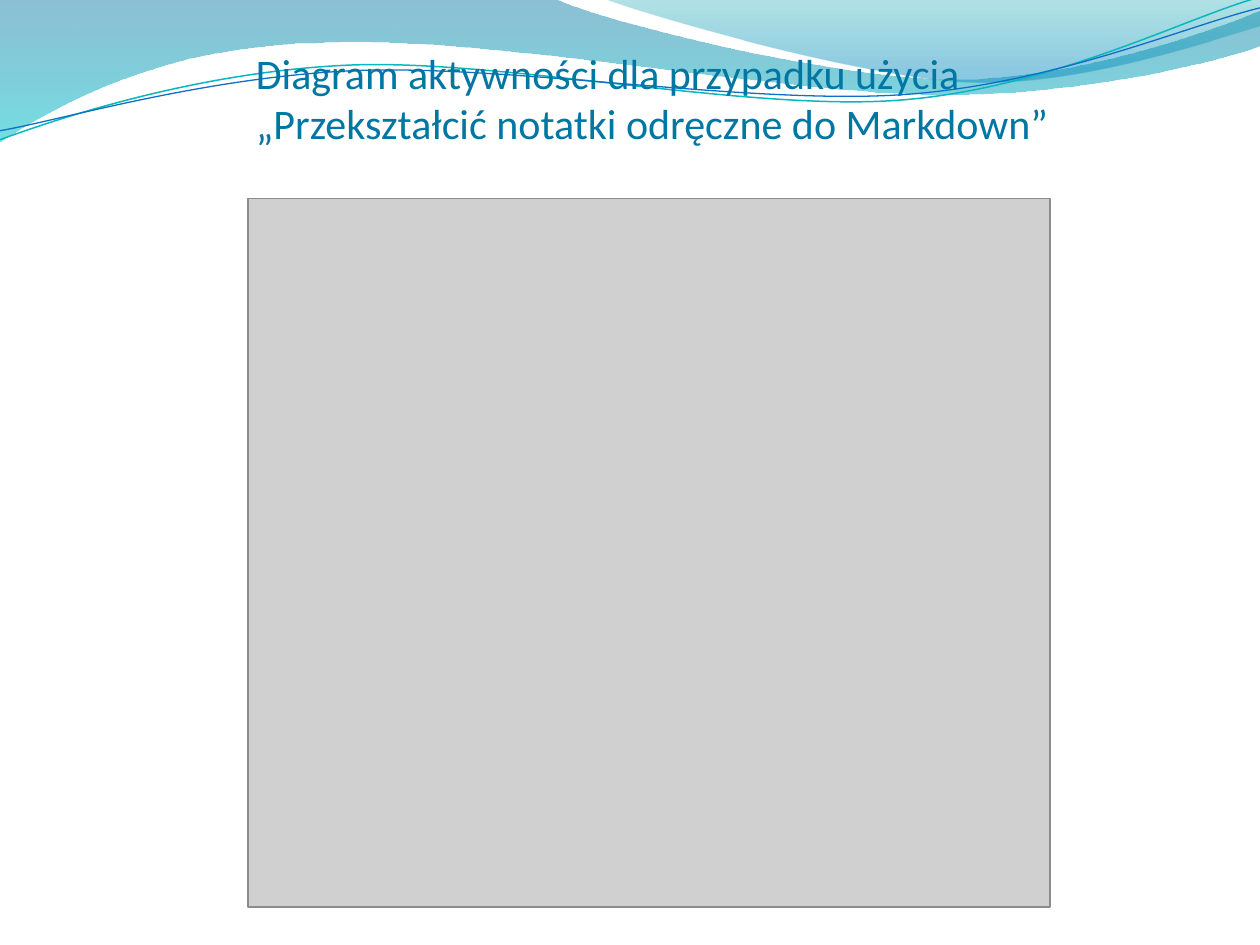
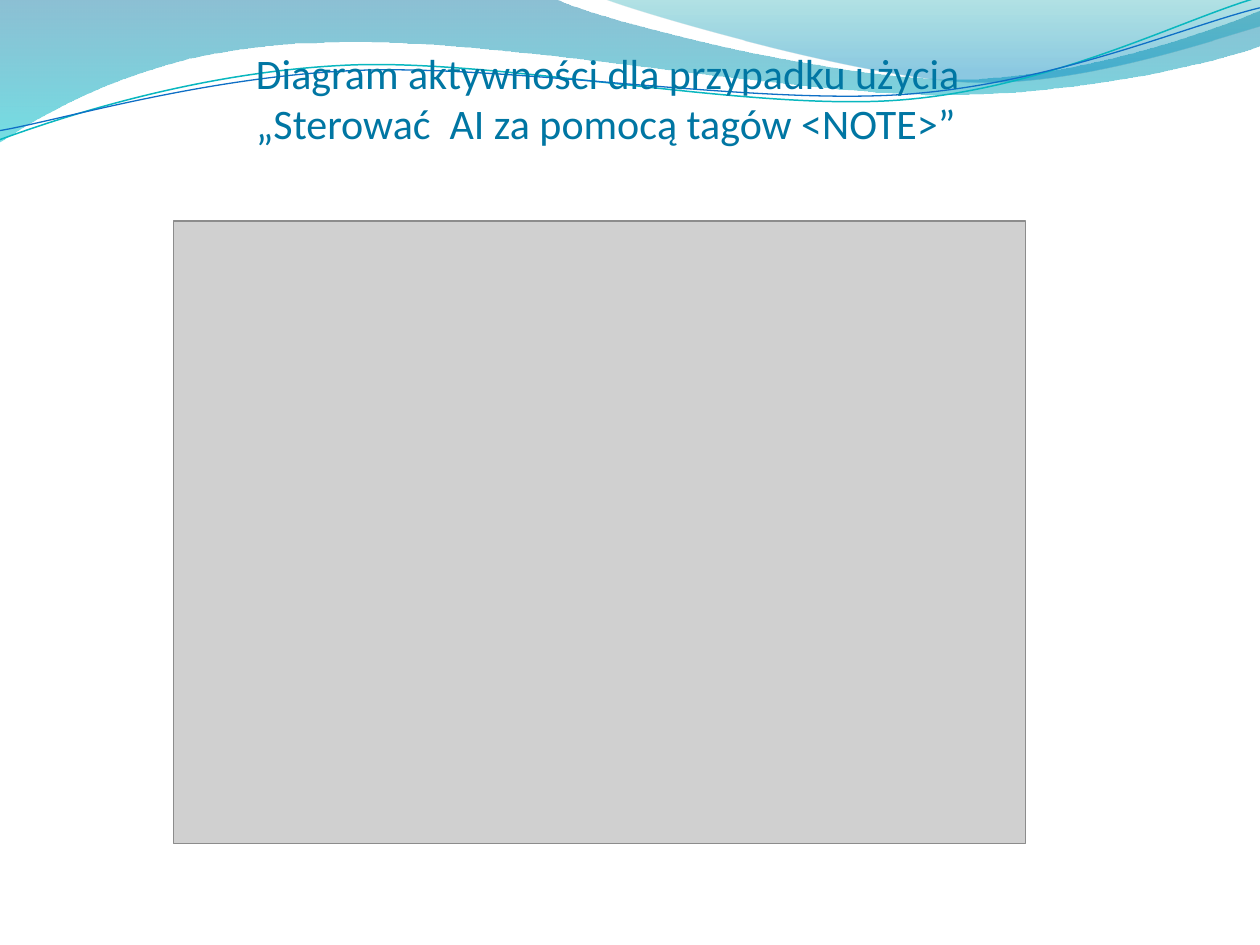
Before and after one commit to Manomenu/okno-mpsi-2026, a slide deck: slide 16 of Przeglad_koncowy_notes_ai.pptx. Drawn at 1260x945 pixels with LibreOffice and Linux fonts; fonts in the diff are those of the drawing; grey boxes stand for pictures; background and template pictures are left out. Boxes give left, top, right and bottom in pixels: in the first picture for what was removed or moved away, otherwise in the second. Text is boxed around its words. In the diff, an @@ line names an element or a change of style, - is before the commit and + after.

```diff
--- a/Przeglad_koncowy_notes_ai.pptx
+++ b/Przeglad_koncowy_notes_ai.pptx
@@ freeform shape at [0,0,1260,147]: outline redrawn @@
@@ title at [256,54,959,147]: text changed @@
-Diagram aktywności dla przypadku użycia „Przekształcić notatki odręczne do Markdown”
+Diagram aktywności dla przypadku użycia „Sterować AI za pomocą tagów <NOTE>”
@@ picture: place and size @@
-picture at [248,198,1051,906]
+picture at [174,222,1026,844]
```
Also in this commit, not shown: 61 other slides changed, 1 slide added, 1 slide removed, 1 other file.
